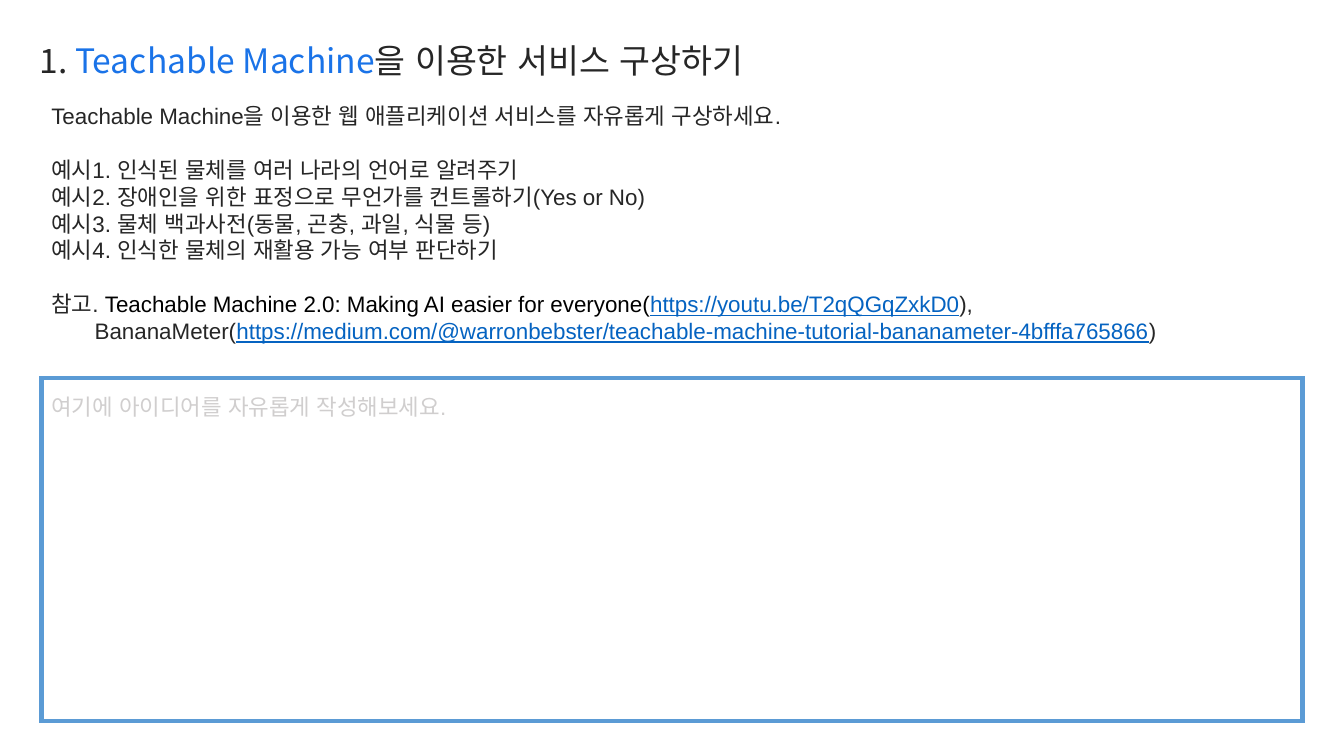
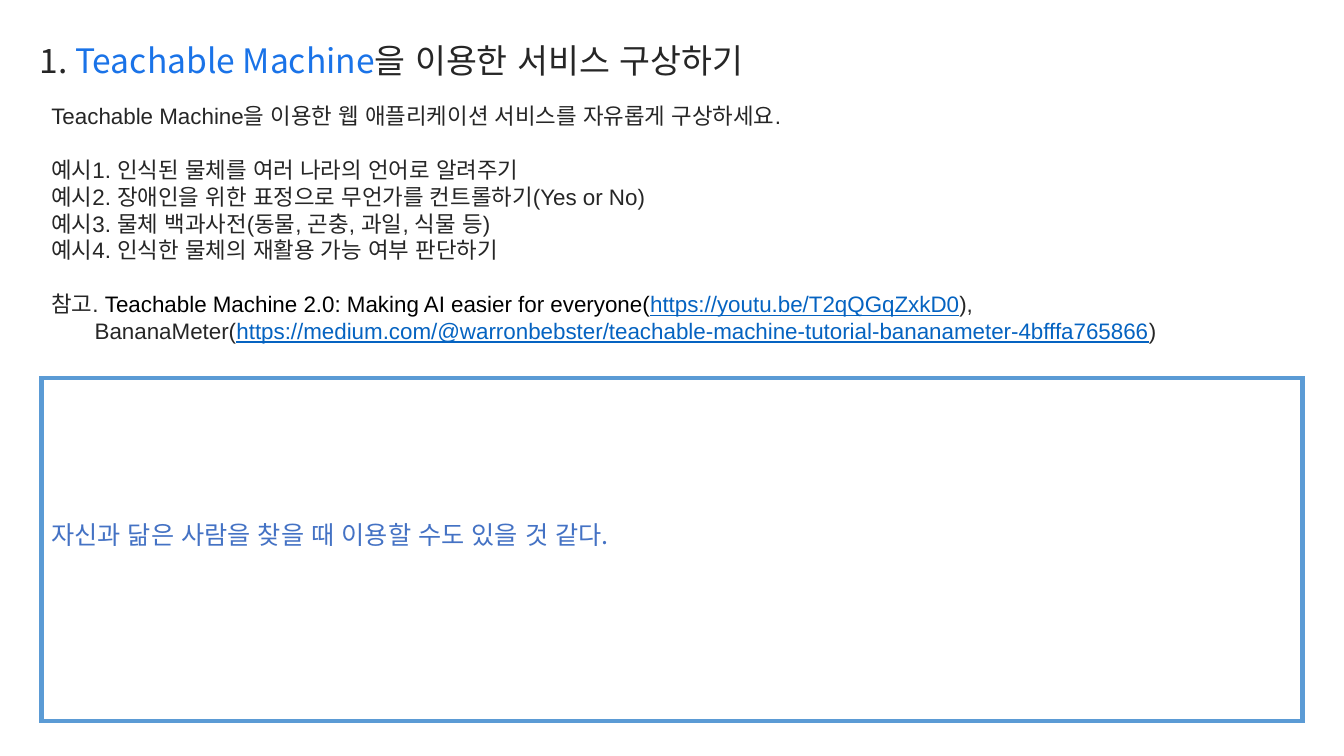
Before and after one commit to junny200679/learn_tm, a slide deck: slide 2 of Report.pptx. Drawn at 1344x756 pixels with LibreOffice and Linux fonts; fonts in the diff are those of the drawing. Boxes give left, top, right and bottom in pixels: in the first picture for what was removed or moved away, otherwise in the second. Text is boxed around its words. In the diff, an @@ line names an element or a change of style, - is before the commit and + after.

```diff
--- a/Report.pptx
+++ b/Report.pptx
@@ text removed at [51,397,447,416] @@
-여기에 아이디어를 자유롭게 작성해보세요.
@@ text in rectangle at [51,523,608,546]: text added @@
+자신과 닮은 사람을 찾을 때 이용할 수도 있을 것 같다.
```
Also in this commit, not shown: 2 other slides changed.
